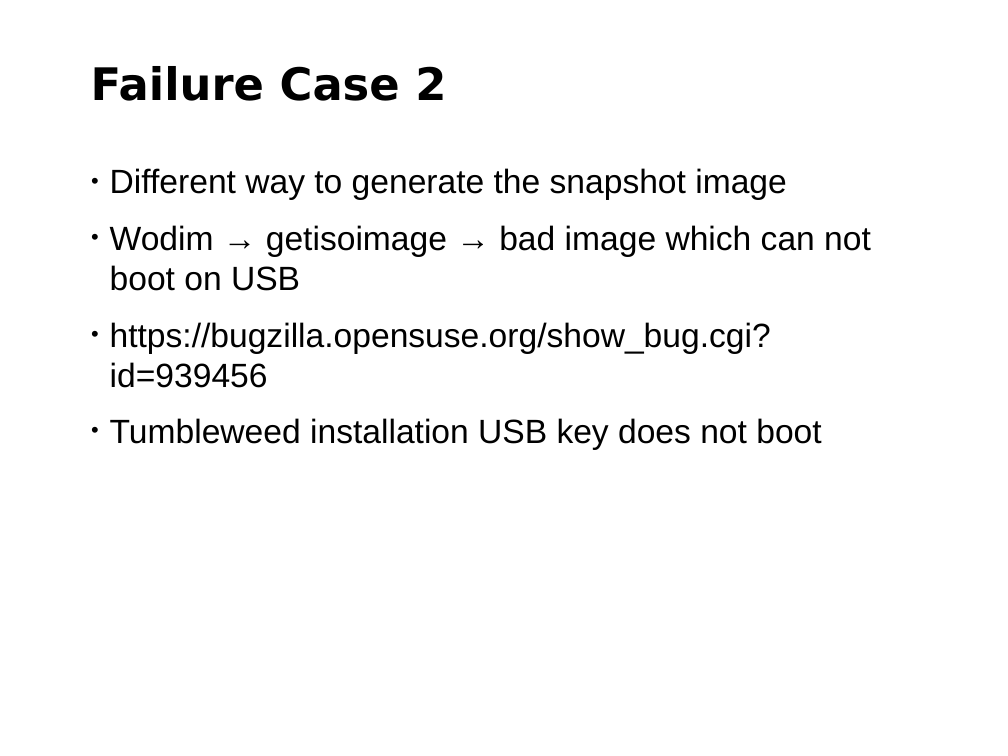
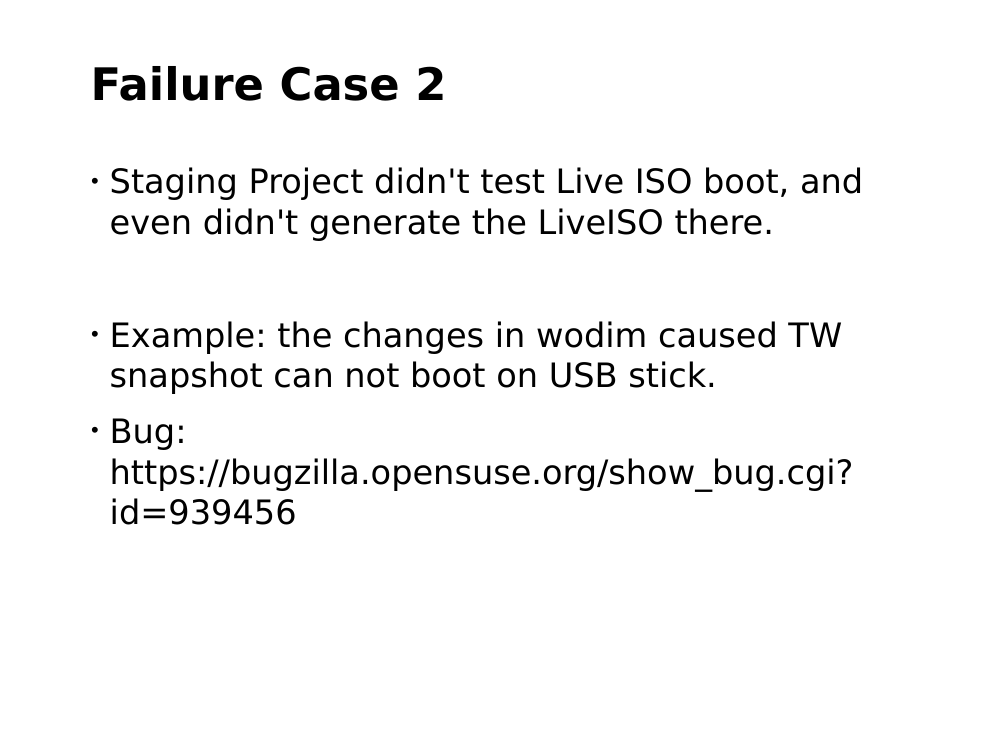
Before and after one commit to nilxam/labsconf_2015, a slide deck: slide 29 of labsconf_2015.odp. Drawn at 1008x756 pixels with LibreOffice and Linux fonts; fonts in the diff are those of the drawing; background and template pictures are left out. Boxes give left, top, right and bottom in pixels: in the first picture for what was removed or moved away, otherwise in the second. Text is boxed around its words. In the diff, an @@ line names an element or a change of style, - is before the commit and + after.

```diff
--- a/labsconf_2015.odp
+++ b/labsconf_2015.odp
@@ text at [110, 167, 863, 525]: text changed; font Arial to DejaVu Sans @@
-• Different way to generate the snapshot image
-• Wodim → getisoimage → bad image which can not boot on USB
-• https://bugzilla.opensuse.org/show_bug.cgi?id=939456
-• Tumbleweed installation USB key does not boot
+• Staging Project didn't test Live ISO boot, and even didn't generate the LiveISO there.
+• Example: the changes in wodim caused TW snapshot can not boot on USB stick.
+• Bug: https://bugzilla.opensuse.org/show_bug.cgi?id=939456
```
Also in this commit, not shown: 5 other slides changed, 1 slide added, 1 slide removed.
